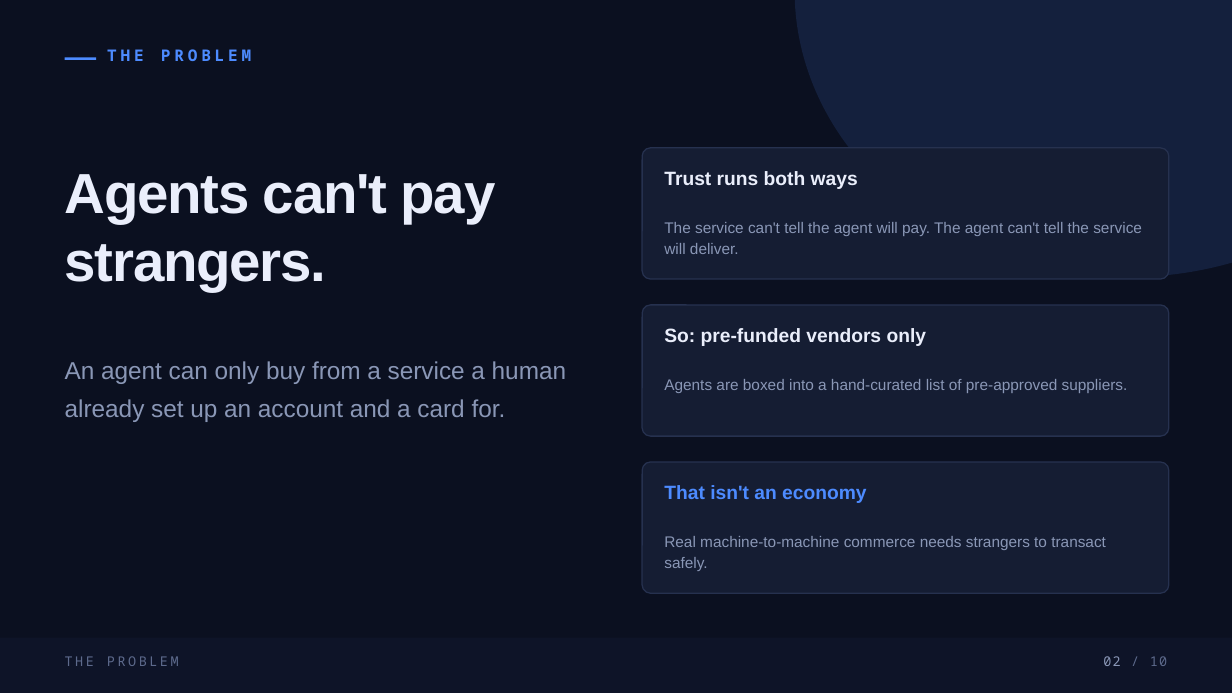
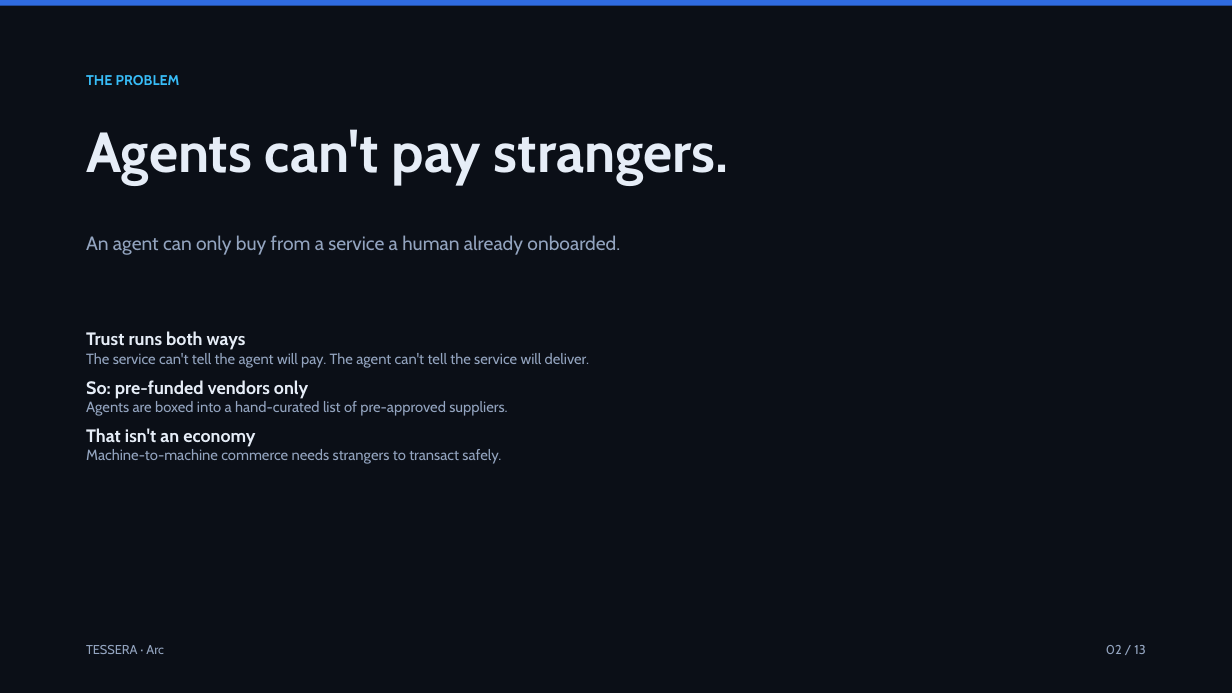
Before and after one commit to rgdtnhat/arc, a slide deck: slide 2 of docs/deck.pptx. Drawn at 1232x693 pixels with LibreOffice and Linux fonts; fonts in the diff are those of the drawing. Boxes give left, top, right and bottom in pixels: in the first picture for what was removed or moved away, otherwise in the second. Text is boxed around its words. In the diff, an @@ line names an element or a change of style, - is before the commit and + after.

```diff
--- a/docs/deck.pptx
+++ b/docs/deck.pptx
@@ background #0B1020 to #0B0F17 @@
@@ rectangle added at [0,0,1232,6], fill #2F6BE0 @@
@@ ellipse removed at [795,0,1232,277] @@
@@ rectangle removed at [65,57,96,60] @@
@@ text "THE PROBLEM": place and size @@
-text "THE PROBLEM" at [107,49,251,61]
+text "THE PROBLEM" at [86,75,180,85]
@@ text "THE PROBLEM" at [86,75,180,85]: size 12.5 to 11 pt, font Noto Sans Mono to Cabin, text colour #4D8BFF to #38BDF8, letter spacing 3 to 0 pt; vertical alignment middle to top @@
@@ text "Agents can't pay strangers.": place and size @@
-text "Agents can't pay strangers." at [65,174,496,291]
+text "Agents can't pay strangers." at [86,129,729,185]
@@ text "Agents can't pay strangers." at [86,129,729,185]: font Arial to Cabin, text colour #EAEEFB to #E6EDF7, letter spacing -1 to 0 pt @@
@@ rounded rectangle removed at [642,148,1169,279] @@
@@ text removed at [664,171,858,189] @@
-Trust runs both ways
@@ text at [86,235,620,255]: text changed; size 12 to 15 pt; font Arial to Cabin; text colour #8A97B6 to #93A4BF @@
-The service can't tell the agent will pay. The agent can't tell the service will deliver.
+An agent can only buy from a service a human already onboarded.
@@ rounded rectangle removed at [642,305,1169,436] @@
@@ text removed at [664,328,927,346] @@
-So: pre-funded vendors only
@@ text added at [86,331,589,464], 11.5 pt, text #93A4BF @@
+Trust runs both ways
+The service can't tell the agent will pay. The agent can't tell the service will deliver.
+So: pre-funded vendors only
+Agents are boxed into a hand-curated list of pre-approved suppliers.
+That isn't an economy
+Machine-to-machine commerce needs strangers to transact safely.
@@ text removed at [65,361,566,422] @@
-An agent can only buy from a service a human already set up an account and a card for.
@@ text removed at [664,379,1128,393] @@
-Agents are boxed into a hand-curated list of pre-approved suppliers.
@@ rounded rectangle removed at [642,462,1169,593] @@
@@ text removed at [664,485,866,503] @@
-That isn't an economy
@@ text removed at [664,536,1106,571] @@
-Real machine-to-machine commerce needs strangers to transact safely.
@@ rectangle removed at [0,638,1232,693] @@
@@ text removed at [65,656,179,666] @@
-THE PROBLEM
@@ text added at [86,645,164,654], 10 pt, text #93A4BF @@
+TESSERA · Arc
@@ text "02 / 13" at [1106,645,1146,654]: vertical alignment middle to top @@
@@ text at [1106,645,1146,654]: text changed; size 10.5 to 10 pt; font Noto Sans Mono to Cabin; text colour #5D6A8C to #93A4BF @@
-02 / 10
+02 / 13
```
Also in this commit, not shown: 3 other slides changed, 9 slides added, 6 slides removed, 3 other files.
